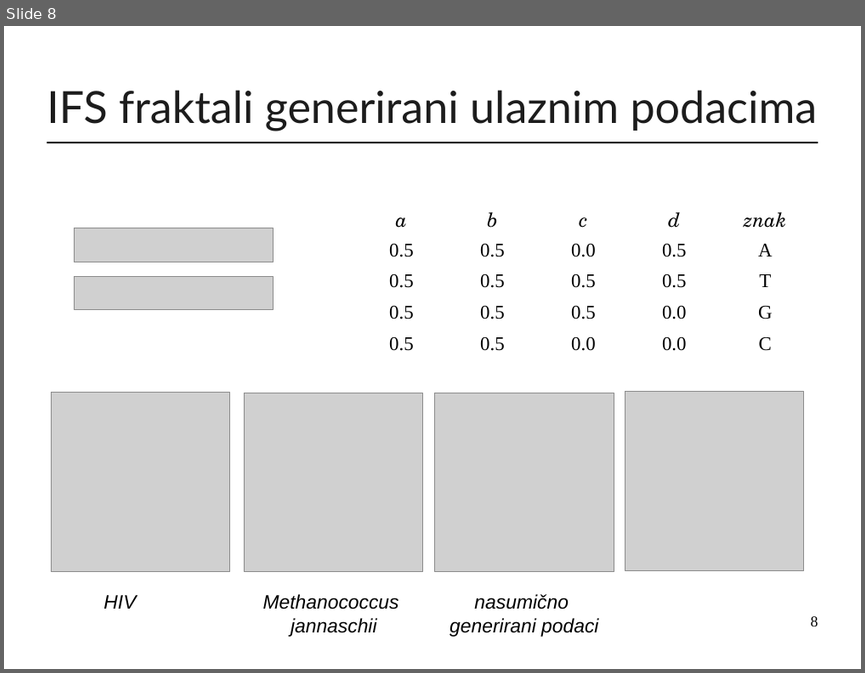
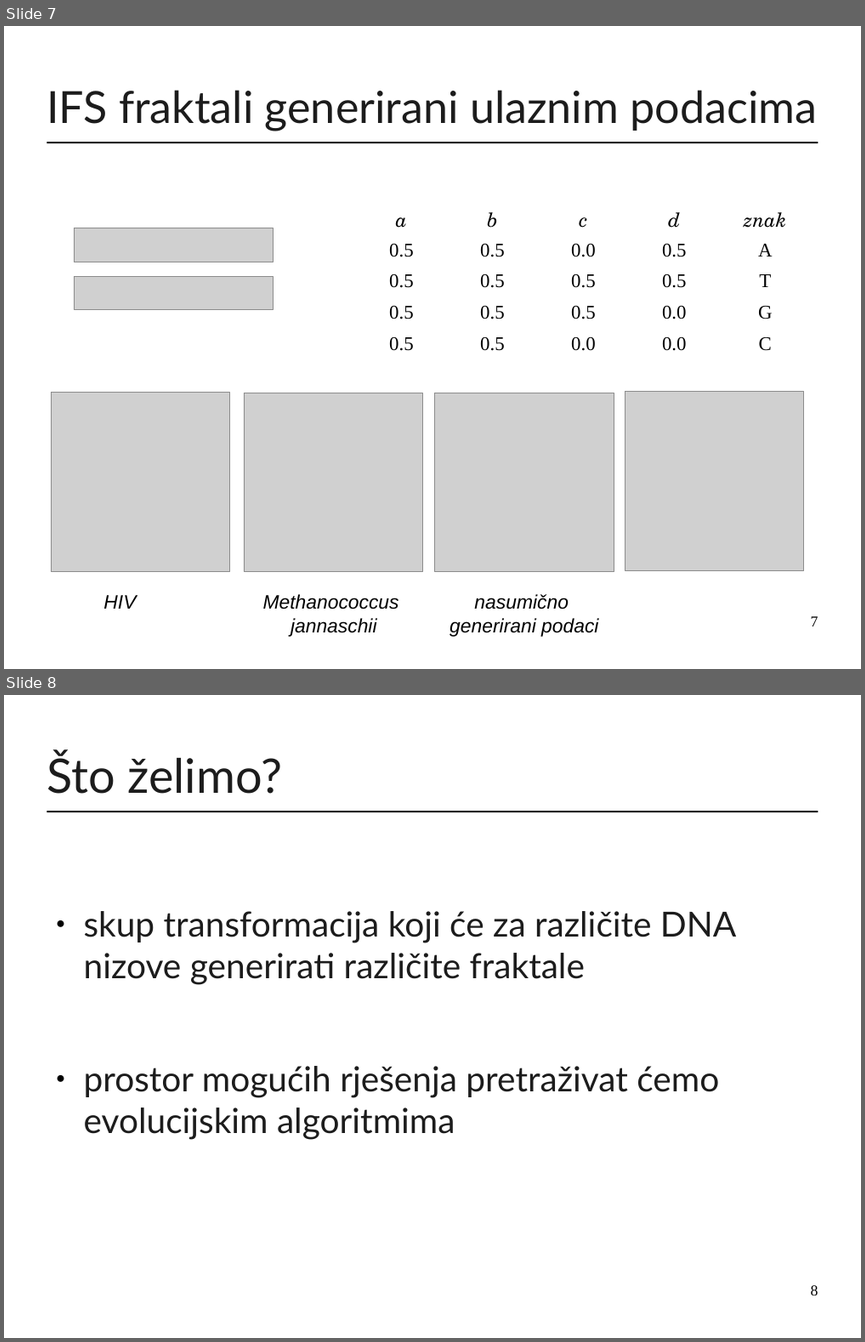
Before and after one commit to mirjamsk/DNAdrivenIFS, a slide deck: CD_bundle/prezentacija.odp. Shown one above the other, each under a label of ours: slide 8 before the commit, slides 7 and 8 after it. The pictures are 865x673 and 865x1342 pixels, drawn with LibreOffice and Linux fonts; fonts in the diff are those of the drawing; grey boxes stand for pictures. Boxes give left, top, right and bottom in pixels: in the first picture for what was removed or moved away, otherwise in the second. Text is boxed around its words. In the diff, an @@ line names an element or a change of style, - is before the commit and + after.

```diff
--- a/CD_bundle/prezentacija.odp
+++ b/CD_bundle/prezentacija.odp
@@ slide 8 added at box(4, 695, 861, 1338), background #FFFFFF; not listed: 1 template element that a slide beside it also shows @@
@@ title added at box(46, 751, 282, 794), 44 pt, text #1C1C1C @@
+Što želimo?
@@ text added at box(84, 911, 736, 1140), 32 pt, text #1C1C1C @@
+● skup transformacija koji će za različite DNA nizove generirati različite fraktale
+● prostor mogućih rješenja pretraživat ćemo evolucijskim algoritmima
@@ page number added at box(811, 1285, 818, 1295), 14 pt, text #000000 @@
+8
@@ what was slide 8 is now slide 7 @@
@@ page number at box(811, 616, 818, 626): text changed @@
-8
+7
```
Also in this commit, not shown: 1 slide changed, 1 other slide added, 1 slide removed, 1 other file.
